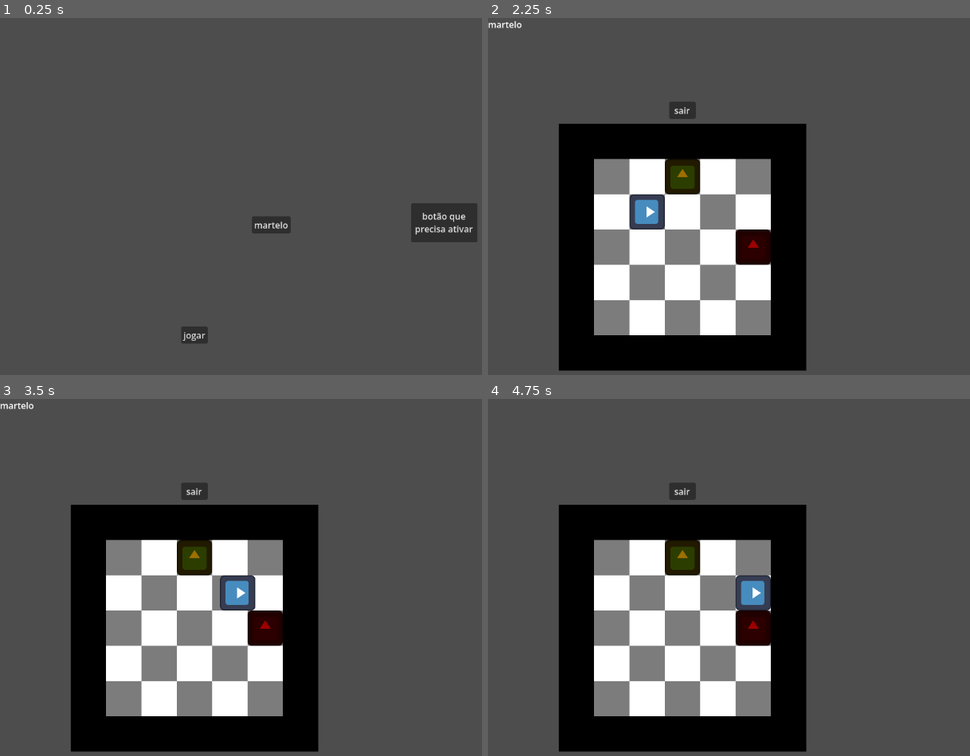
Above: before the commit, frames 1-4 (two rows, left to right).
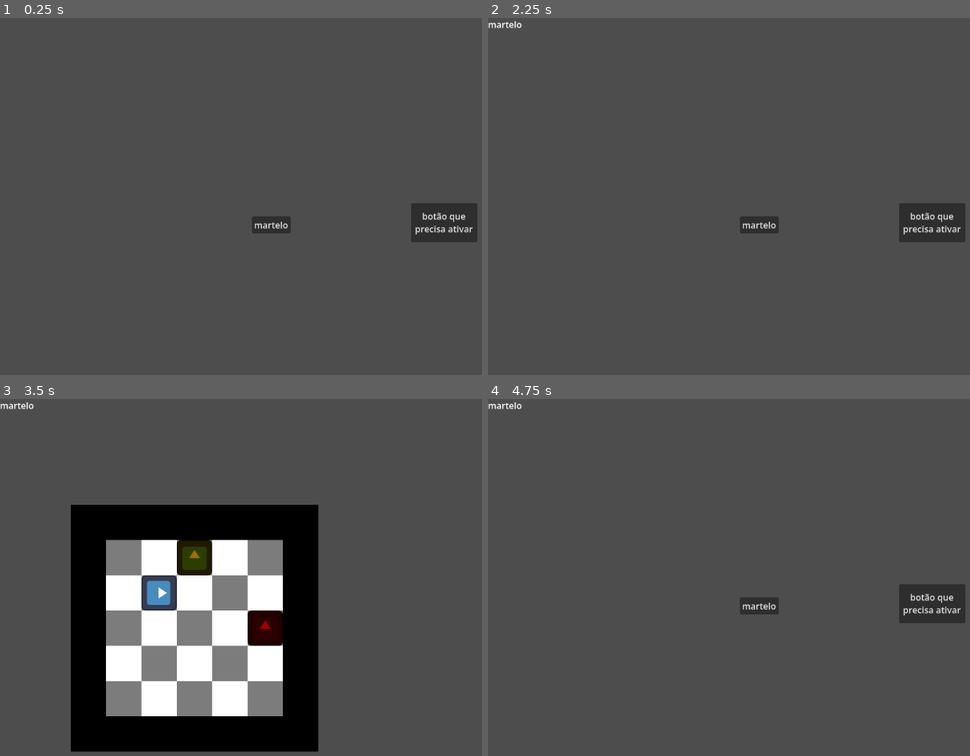
Above: after the commit, the same moments.

Repository: GhostLamp/GameBoyWasd
Game: Godot game, scene res://main_node.tscn
Same seed, same stepped clock (60 frames per second), same inputs: the game is played once before the commit and once after it. The engine's default icon, where the game draws it, is replaced by a stand-in: a white triangle on a blue panel in a dark square.
Inputs (mouse positions are in pixels of both pictures, inside the frame that each line leads up to):
- Up to frame 1 (0.25 s): no input
- Up to frame 2 (2.25 s): click "botão que precisa ativar" at 0.5 s; click "martelo" at 1.25 s; click (680, 335) at 2 s, where only the run before the commit has a clickable "jogar"
- Up to frame 3 (3.5 s): tap Enter (ui_accept) at 2.75, 3.02, 3.32 s; hold Right (ui_right) from 2.78 s (still down); hold Space (espaço, bound only after the commit) from 2.78 s (still down); tap E (interagir, bound only after the commit) at 3.05 s
- Up to frame 4 (4.75 s): release Right (ui_right) at 3.53 s; release Space (espaço, bound only after the commit) at 3.53 s; hold Down (ui_down) 3.53-4.28 s; tap E (interagir, bound only after the commit) at 3.6 s; tap Enter (ui_accept) at 3.77, 3.8, 4.07, 4.25, 4.35 s; hold Right (ui_right) from 4.28 s (still down); hold Space (espaço, bound only after the commit) from 4.28 s (still down)

The runs differ from the first frame. In frame 1, 0.2% of the frame differs, in the area x 37-44%, y 86-92%; in frame 2, 37%; in frame 3, 1.7%; in frame 4, 37%, in the area x 0-100%, y 0-99%.
Error before the commit: Invalid access to property or key 'martelo' on a base object of type 'Dictionary'. (res://scripts/main_node.gd:20)

Commit message:
adicionando comentarios
deixei comentarios explicando como as coisas do godot funcionam

Diff:
--- a/game_boy_char.gd
+++ /dev/null
@@ -1,51 +0,0 @@
-class_name GameBoyChar
-extends CharacterBody2D
-
-@onready var collision_shape_2d: CollisionShape2D = $CollisionShape2D
-@onready var olhando_para: Node2D = $OlhandoPara
-@onready var ray_cast_2d: RayCast2D = $OlhandoPara/RayCast2D
-
-
-var step_size:float = 200
-var andando:bool = false
-var direcao:Vector2 = Vector2.ZERO
-
-func _ready() -> void:
-	step_size = collision_shape_2d.shape.get_rect().size.x
-
-
-func _physics_process(_delta: float) -> void:
-	direcao= Input.get_vector("ui_left", "ui_right", "ui_up", "ui_down")
-	if direcao.y != 0 and direcao.x != 0:
-		direcao.y = 0
-		direcao = direcao.normalized()
-	olhando_para.look_at(global_position + direcao)
-
-	ray_cast_2d.force_raycast_update()
-	var colide = ray_cast_2d.is_colliding()
-
-	if Input.is_action_just_pressed("ui_accept"):
-		interagir()
-
-	if direcao and andando == false and colide == false:
-		mover()
-
-func interagir():
-	var colidor = ray_cast_2d.get_collider()
-	if !colidor:
-		return
-
-	if colidor.has_method("usar"):
-		colidor.usar()
-
-func mover():
-	andando = true
-
-	var posicaoFinal = position + direcao*step_size
-	var tween:Tween = get_tree().create_tween()
-
-	tween.tween_property(self,"position",posicaoFinal,0.3)
-	tween.tween_callback(pararDeMover)
-
-func pararDeMover():
-	andando = false
--- a/main_node.tscn
+++ b/main_node.tscn
@@ -9,14 +9,6 @@
 [ext_resource type="Script" uid="uid://c8a5l4cagrt2f" path="res://scripts/usos/UsoAdicionarItem.gd" id="4_iw4ti"]
 [ext_resource type="Script" uid="uid://bamxgpmnrlgra" path="res://scripts/usos/UsoAparecer.gd" id="5_nmw0x"]
 [ext_resource type="Script" uid="uid://dd8b7hrqy8u4t" path="res://scripts/usos/UsoAtivar.gd" id="10_iw4ti"]
-
-[sub_resource type="InputEventKey" id="InputEventKey_shna5"]
-device = -1
-keycode = 69
-unicode = 101
-
-[sub_resource type="Shortcut" id="Shortcut_iw4ti"]
-events = [SubResource("InputEventKey_shna5")]
 
 [sub_resource type="LabelSettings" id="LabelSettings_yjirp"]
 font_size = 32
@@ -95,15 +87,6 @@
 offset_right = 1152.0
 offset_bottom = 648.0
 
-[node name="BotaoJogar" type="Button" parent="ManegerReal" unique_id=764147952]
-layout_mode = 0
-offset_left = 328.0
-offset_top = 560.0
-offset_right = 376.0
-offset_bottom = 591.0
-shortcut = SubResource("Shortcut_iw4ti")
-text = "jogar"
-
 [node name="Button" type="Button" parent="ManegerReal" unique_id=594889875]
 layout_mode = 0
 offset_left = 744.0
@@ -176,13 +159,6 @@
 script = ExtResource("10_iw4ti")
 target = NodePath("../../../ManegerReal/Button")
 
-[node name="BotaoSair" type="Button" parent="GameBoyManager" unique_id=1227092912]
-offset_left = 328.0
-offset_top = 152.0
-offset_right = 376.0
-offset_bottom = 183.0
-text = "sair"
-
 [node name="botao2" parent="GameBoyManager" unique_id=876104175 instance=ExtResource("3_scfaf")]
 modulate = Color(1, 0, 1, 1)
 position = Vector2(480, 416)
@@ -206,7 +182,5 @@
 size_flags_horizontal = 0
 size_flags_vertical = 0
 
-[connection signal="pressed" from="ManegerReal/BotaoJogar" to="." method="gameBoy_activate"]
 [connection signal="pressed" from="ManegerReal/Button" to="ManegerReal/Button" method="usar"]
 [connection signal="pressed" from="ManegerReal/coletavel" to="ManegerReal/coletavel" method="usar"]
-[connection signal="pressed" from="GameBoyManager/BotaoSair" to="." method="gameBoy_deactivate"]
--- a/project.godot
+++ b/project.godot
@@ -15,6 +15,39 @@
 config/features=PackedStringArray("4.6", "GL Compatibility")
 config/icon="res://icon.svg"
 
+[input]
+
+cima={
+"deadzone": 0.2,
+"events": [Object(InputEventKey,"resource_local_to_scene":false,"resource_name":"","device":-1,"window_id":0,"alt_pressed":false,"shift_pressed":false,"ctrl_pressed":false,"meta_pressed":false,"pressed":false,"keycode":0,"physical_keycode":87,"key_label":0,"unicode":119,"location":0,"echo":false,"script":null)
+]
+}
+esquerda={
+"deadzone": 0.2,
+"events": [Object(InputEventKey,"resource_local_to_scene":false,"resource_name":"","device":-1,"window_id":0,"alt_pressed":false,"shift_pressed":false,"ctrl_pressed":false,"meta_pressed":false,"pressed":false,"keycode":0,"physical_keycode":65,"key_label":0,"unicode":97,"location":0,"echo":false,"script":null)
+]
+}
+baixo={
+"deadzone": 0.2,
+"events": [Object(InputEventKey,"resource_local_to_scene":false,"resource_name":"","device":-1,"window_id":0,"alt_pressed":false,"shift_pressed":false,"ctrl_pressed":false,"meta_pressed":false,"pressed":false,"keycode":0,"physical_keycode":83,"key_label":0,"unicode":115,"location":0,"echo":false,"script":null)
+]
+}
+direita={
+"deadzone": 0.2,
+"events": [Object(InputEventKey,"resource_local_to_scene":false,"resource_name":"","device":-1,"window_id":0,"alt_pressed":false,"shift_pressed":false,"ctrl_pressed":false,"meta_pressed":false,"pressed":false,"keycode":0,"physical_keycode":68,"key_label":0,"unicode":100,"location":0,"echo":false,"script":null)
+]
+}
+"espaço"={
+"deadzone": 0.2,
+"events": [Object(InputEventKey,"resource_local_to_scene":false,"resource_name":"","device":-1,"window_id":0,"alt_pressed":false,"shift_pressed":false,"ctrl_pressed":false,"meta_pressed":false,"pressed":false,"keycode":0,"physical_keycode":32,"key_label":0,"unicode":32,"location":0,"echo":false,"script":null)
+]
+}
+interagir={
+"deadzone": 0.2,
+"events": [Object(InputEventKey,"resource_local_to_scene":false,"resource_name":"","device":-1,"window_id":0,"alt_pressed":false,"shift_pressed":false,"ctrl_pressed":false,"meta_pressed":false,"pressed":false,"keycode":0,"physical_keycode":69,"key_label":0,"unicode":101,"location":0,"echo":false,"script":null)
+]
+}
+
 [physics]
 
 3d/physics_engine="Jolt Physics"
--- /dev/null
+++ b/scripts/game_boy_char.gd
@@ -0,0 +1,77 @@
+class_name GameBoyChar
+extends CharacterBody2D
+
+@onready var collision_shape_2d: CollisionShape2D = $CollisionShape2D
+@onready var olhando_para: Node2D = $OlhandoPara
+@onready var ray_cast_2d: RayCast2D = $OlhandoPara/RayCast2D
+
+
+var tamanho_do_passo:float
+var andando:bool = false
+var direcao:Vector2 = Vector2.ZERO
+
+# a função ready é a Awake/on_enable da unity
+func _ready() -> void:
+	# eu botoo tamanho do passo pra ser o tamanho da colisão assim msm se a gente decidir
+	# mudar algum tamanho no editor, não vai precisar mecher em valores no codigo
+	tamanho_do_passo = collision_shape_2d.shape.get_rect().size.x
+
+
+func _physics_process(_delta: float) -> void:
+	# se vc ja usou input.ReadValue<Vector2>() na unity é basicamente a mesma coisa
+	# pega o input e coloca num vetor2 onde esquerda e direita é 1 e -1 no x, o mesmo pra
+	# cima e baixo no y
+	direcao= Input.get_vector("esquerda", "direita", "cima", "baixo")
+
+	if andando == true:
+		return
+
+	# isso aqui é pra impedir de andar diagonalmente
+	if direcao.y != 0 and direcao.x != 0:
+		direcao.y = 0
+		direcao = direcao.normalized()
+
+	# gira o esse node para a olhar na direção que a gente tá indo
+	olhando_para.look_at(global_position + direcao)
+
+	# o ray cast permite ver se tem alguma colisão na frente dele, como o raycast é filho
+	# do olhando_para, ele tambem vai estar olhando na direção que o jogador quer ir
+	ray_cast_2d.force_raycast_update()
+	var colide = ray_cast_2d.is_colliding()
+
+	# se apertar o botão de interagr
+	if Input.is_action_just_pressed("interagir"):
+		interagir()
+
+	# se o raycast não colidir tiver uma direção diferente de (0,0) o jogador pode andar
+	if direcao and colide == false:
+		mover()
+
+func interagir():
+	# pega com quem o raycast tá colidindo
+	var colidor = ray_cast_2d.get_collider()
+
+	# se o colidor não existir restorna
+	if !colidor:
+		return
+
+	# vê se o colidor é da classe interagivel, se for interage com ele
+	if colidor is Interagivel:
+		colidor.usar()
+
+func mover():
+	andando = true
+
+	# calcula a posição final
+	var posicaoFinal = position + direcao*tamanho_do_passo
+
+	# tween é um processo que move de um valor a outro suavemente
+	var tween:Tween = get_tree().create_tween()
+
+	# nesse caso eu to movendo a posição até a posição final em 0.15 segundos
+	# quando termina chama a função no callback
+	tween.tween_property(self,"position",posicaoFinal,0.15)
+	tween.tween_callback(pararDeMover)
+
+func pararDeMover():
+	andando = false
--- a/scripts/intaragivel.gd
+++ b/scripts/intaragivel.gd
@@ -1,25 +1,40 @@
 class_name Interagivel
 extends CanvasItem
 
+# esse codigo permite que um item seja interagivel
+
+# pega se esta ativo, se precisa de um item pra usar e se remove o item quando usa
 @export var ativo:bool = false
 @export var requerimento:String = ""
 @export var removerItem:bool = false
 
+# um Uso é uma classe que eu criei que define oque o item vai fazer
 var usos:Array[Uso]
 
+# pega todos os nodes que são filhos desse e são Uso e coloca eles no array
 func _ready() -> void:
 	for i in get_children():
 		if i is Uso:
 			usos.append(i)
 
 
+func ativar():
+	ativo = true
+
+func desativar():
+	ativo = false
+
+# quando vai usar um item
 func usar():
 	if !ativo:
 		return
 
+
 	if requerimento != "":
+		# se o item tiver um requerimento, faz uma gambiarra pra pegar o node principal
 		var pricipal:MainScene = get_tree().current_scene
 
+		# isso ve se voce tem o item nessesario
 		if pricipal.usar_item(requerimento,removerItem):
 
 			usar_usos()
@@ -29,11 +44,6 @@
 
 
 func usar_usos():
+	# pega todos Usos no array e usa a função principal
 	for i in usos:
 		i.uso()
-
-func ativar():
-	ativo = true
-
-func desativar():
-	ativo = false
--- a/scripts/main_node.gd
+++ b/scripts/main_node.gd
@@ -1,23 +1,51 @@
 extends Node2D
 class_name MainScene
+
+# pegando os nodes que vai precisar como variaveis
+#
+# @onready basicamente cria ums referencia a um node para que vc possa pegar coisas
+# ou alterar valores dele
 @onready var game_boy_manager: Node2D = $GameBoyManager
+@onready var game_boy_char: GameBoyChar = $GameBoyManager/GameBoyChar
 @onready var camera_2d: Camera2D = $Camera2D
 @onready var v_box_container: VBoxContainer = $canvas/VBoxContainer
 
+# os items que o jogador tem
+#
+# é definido assim {string:label}, a string é o nome do item, a a label é um texto que aparece
+# na tela quando vc pega o item
 var items:Dictionary = {}
 
+# a função _input(event: InputEvent) roda toda vez que vc toca em uma tecla
+# e retorna a tecla como event
+func _input(event: InputEvent) -> void:
+	# se event for um dos botoes definidos para espaço usa gameboy_trocar()
+	# vá no project no canto superior esquerdo -> project settings -> input map pra voce ver
+	# oq tá mapeado em que, e se quiser mapear mais
+	if event.is_action_pressed("espaço"):
+		gameBoy_trocar()
 
+# função pra adicionar um item no dicionario
 func adicionar_item(item:String):
+	# se items tem o item retorna
+	if items.has(item):
+		return
+
+	# uma label é um node que mostra texto, aqui cria uma nova e coloca o texto para ser
+	# o nome do item e dps adciona a label ao vbox
 	var nova_label = Label.new()
-
 	nova_label.text = item
-
 	v_box_container.call_deferred("add_child",nova_label)
 
-	items.get_or_add(item,nova_label)
+	# adciona no dicionario de items desse jeito {item:nova_label}
+	items[item] = nova_label
 
+
+# função que é usada para ver se o jogador tem um item
 func usar_item(item:String,remover:bool) -> bool:
-	if items[item]:
+	# ve se tem nos items
+	if items.has(item):
+		# se for pra remover deleta a label e depois apaga o item do dicionario
 		if remover:
 			items[item].queue_free()
 			items.erase(item)
@@ -26,12 +54,12 @@
 
 	return false
 
+# troca entre o gameboy e a realidade
+func gameBoy_trocar():
+	# o gameboy tá sempre ativo, tudo que isso faz é trocar a posição da camera para
+	# mostrar ou não o gameboy
+	if camera_2d.position == Vector2.ZERO:
+		camera_2d.position = game_boy_manager.position
+		return
 
-func _ready() -> void:
-	gameBoy_deactivate()
-
-func gameBoy_activate():
-	camera_2d.position = game_boy_manager.position
-
-func gameBoy_deactivate():
 	camera_2d.position = Vector2.ZERO
--- a/scripts/usos/UsoAdicionarItem.gd
+++ b/scripts/usos/UsoAdicionarItem.gd
@@ -2,6 +2,7 @@
 
 @export var item:String
 
+# pega a cena principal e adiciona um item
 func uso():
 	var manager:MainScene = get_tree().current_scene
 	manager.adicionar_item(item)
--- a/scripts/usos/UsoAparecer.gd
+++ b/scripts/usos/UsoAparecer.gd
@@ -1,5 +1,6 @@
 extends Uso
 
+# faz com que o node que tem isso apareca ou desapareca ao ser usado
 func uso():
 	if get_parent().visible:
 		get_parent().visible = false
--- a/scripts/usos/UsoAtivar.gd
+++ b/scripts/usos/UsoAtivar.gd
@@ -1,11 +1,7 @@
 extends Uso
 
 func uso():
-	target.visible = true
-	if !target.has_method("usar"):
-		return
+	# se for interagivel, troca entre ele entre estar ativado e desativado
+	if target is  Interagivel:
 
-	if target.ativo:
-		target.desativar()
-		return
-	target.ativar()
+		target.ativar()
--- a/scripts/usos/UsoBase.gd
+++ b/scripts/usos/UsoBase.gd
@@ -1,7 +1,14 @@
 class_name Uso
 extends Node
 
+# a classe de usos, aqui a gente define coisa que todos usos vão ter
+
+# um alvo que vai afetar a função, em @export vc pode escolher qualquer valor pelo editor,fora
+# do codigo, nesse caso se voce for olhar um node de uso, voce vai poder ligar isso a qualquer
+# node na cena
 @export var target:Node
 
+
+# o uso, isso a gente vai definir individualmnete é em cada Uso especifico
 func uso():
 	pass
--- a/scripts/usos/UsoUsar.gd
+++ b/scripts/usos/UsoUsar.gd
@@ -1,5 +1,6 @@
 extends Uso
 
+# usa a função usardo alvo se ele for interagivel
 func uso():
-	if target.has_method("usar"):
+	if target is Interagivel:
 		target.usar()
Renamed: game_boy_char.gd.uid -> scripts/game_boy_char.gd.uid
